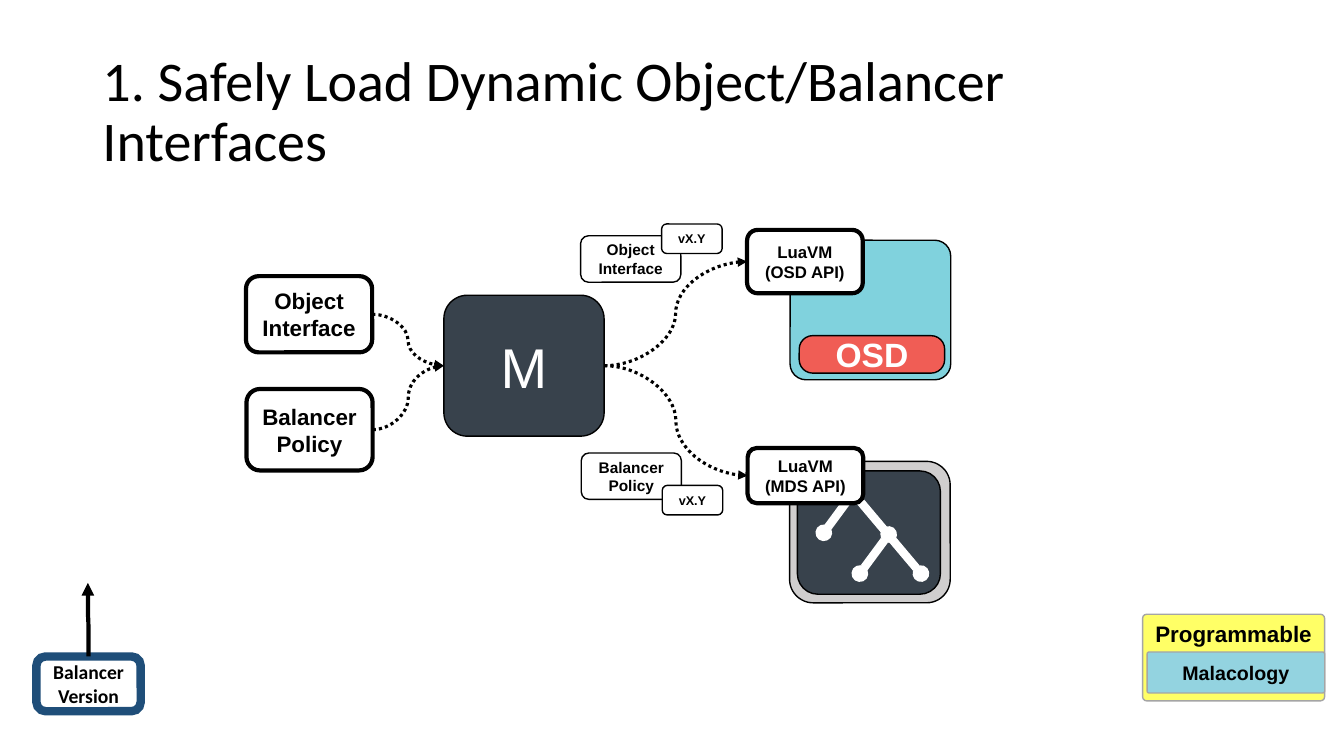
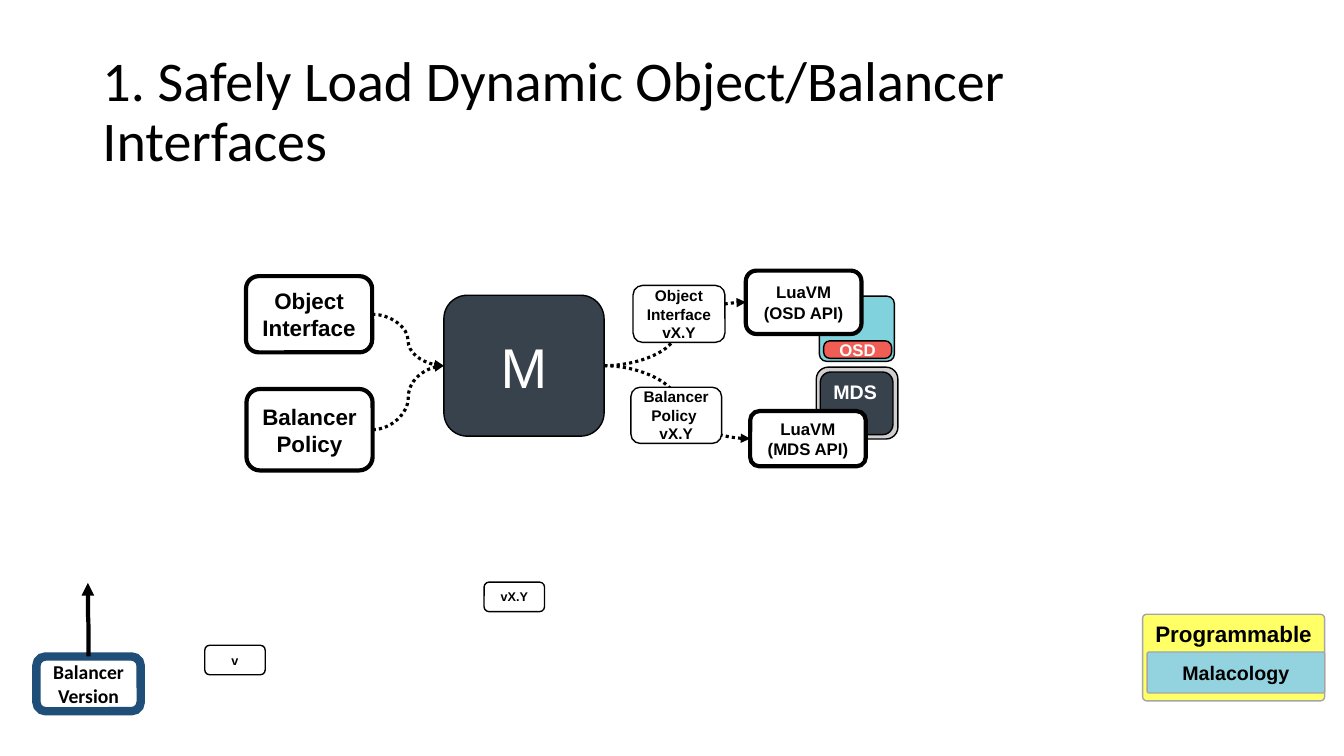
Before and after one commit to michaelsevilla/malacology-popper, a slide deck: slide 21 of paper/figures/figures.pptx. Drawn at 1344x756 pixels with LibreOffice and Linux fonts; fonts in the diff are those of the drawing; background and template pictures are left out. Boxes give left, top, right and bottom in pixels: in the first picture for what was removed or moved away, otherwise in the second. Text is boxed around its words. In the diff, an @@ line names an element or a change of style, - is before the commit and + after.

```diff
--- a/paper/figures/figures.pptx
+++ b/paper/figures/figures.pptx
@@ rounded rectangle removed at bbox=[661, 224, 722, 253] @@
-vX.Y
@@ rounded rectangle "Object Interface vX.Y": place and size @@
-rounded rectangle "Object Interface vX.Y" at bbox=[581, 236, 681, 282]
+rounded rectangle "Object Interface vX.Y" at bbox=[633, 285, 725, 342]
@@ text in rounded rectangle at bbox=[647, 290, 711, 342]: text changed @@
-Object Interface
+Object Interface vX.Y
@@ rounded rectangle "LuaVM": place and size @@
-rounded rectangle "LuaVM" at bbox=[747, 230, 863, 293]
+rounded rectangle "LuaVM" at bbox=[746, 270, 862, 334]
@@ rounded rectangle: place and size @@
-rounded rectangle at bbox=[790, 240, 951, 379]
+rounded rectangle at bbox=[820, 296, 894, 362]
@@ curved arrow moved from (604, 366) - (747, 262) to (604, 366) - (746, 302) @@
@@ rounded rectangle "OSD": place and size @@
-rounded rectangle "OSD" at bbox=[800, 336, 945, 373]
+rounded rectangle "OSD" at bbox=[824, 341, 891, 358]
@@ rounded rectangle "OSD" at bbox=[824, 341, 891, 358]: size 24 to 12 pt @@
@@ curved arrow moved from (604, 366) - (748, 476) to (604, 366) - (750, 439) @@
@@ rounded rectangle "Balancer": place and size @@
-rounded rectangle "Balancer" at bbox=[582, 453, 682, 499]
+rounded rectangle "Balancer" at bbox=[631, 387, 722, 444]
@@ rounded rectangle: place and size @@
-rounded rectangle at bbox=[789, 462, 950, 603]
+rounded rectangle at bbox=[817, 367, 898, 439]
@@ rounded rectangle added at bbox=[821, 372, 893, 435], fill #38424C, outline #000000 1 pt, 14 pt, text #FFFFFF, bold @@
+MDS
@@ rounded rectangle "LuaVM": place and size @@
-rounded rectangle "LuaVM" at bbox=[748, 448, 864, 503]
+rounded rectangle "LuaVM" at bbox=[750, 411, 866, 467]
@@ text in rounded rectangle at bbox=[659, 428, 692, 443]: paragraph added @@
+vX.Y
@@ group removed at bbox=[798, 471, 941, 594]: 3 double arrows, 1 rounded rectangle @@
@@ rounded rectangle "vX.Y": place and size @@
-rounded rectangle "vX.Y" at bbox=[662, 486, 723, 515]
+rounded rectangle "vX.Y" at bbox=[484, 583, 544, 612]
@@ rounded rectangle added at bbox=[205, 645, 265, 675], fill #FFFFFF, outline #000000 1 pt, 9 pt, text #000000, bold @@
+v
```
Also in this commit, not shown: 4 other files.
